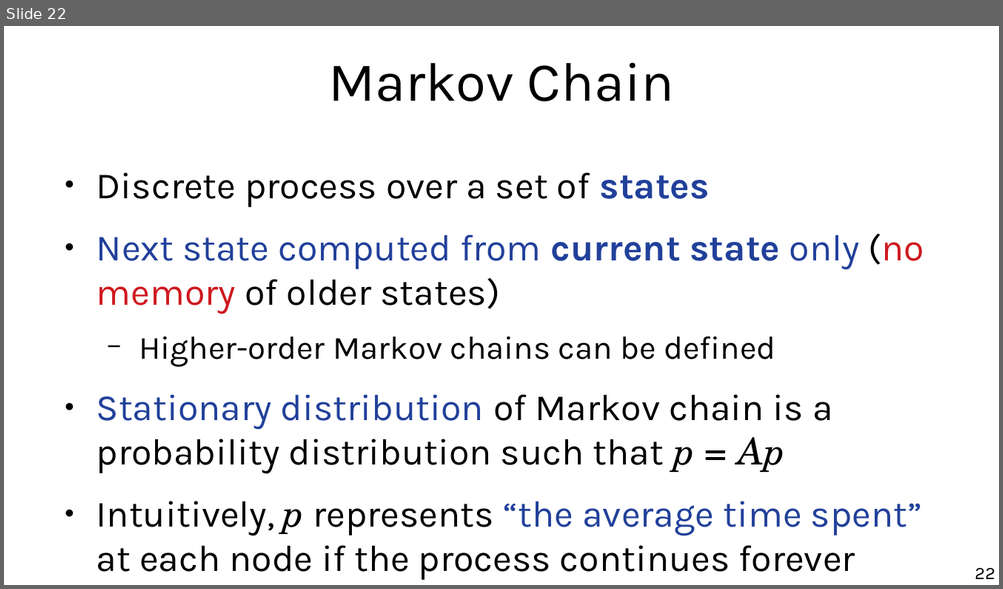
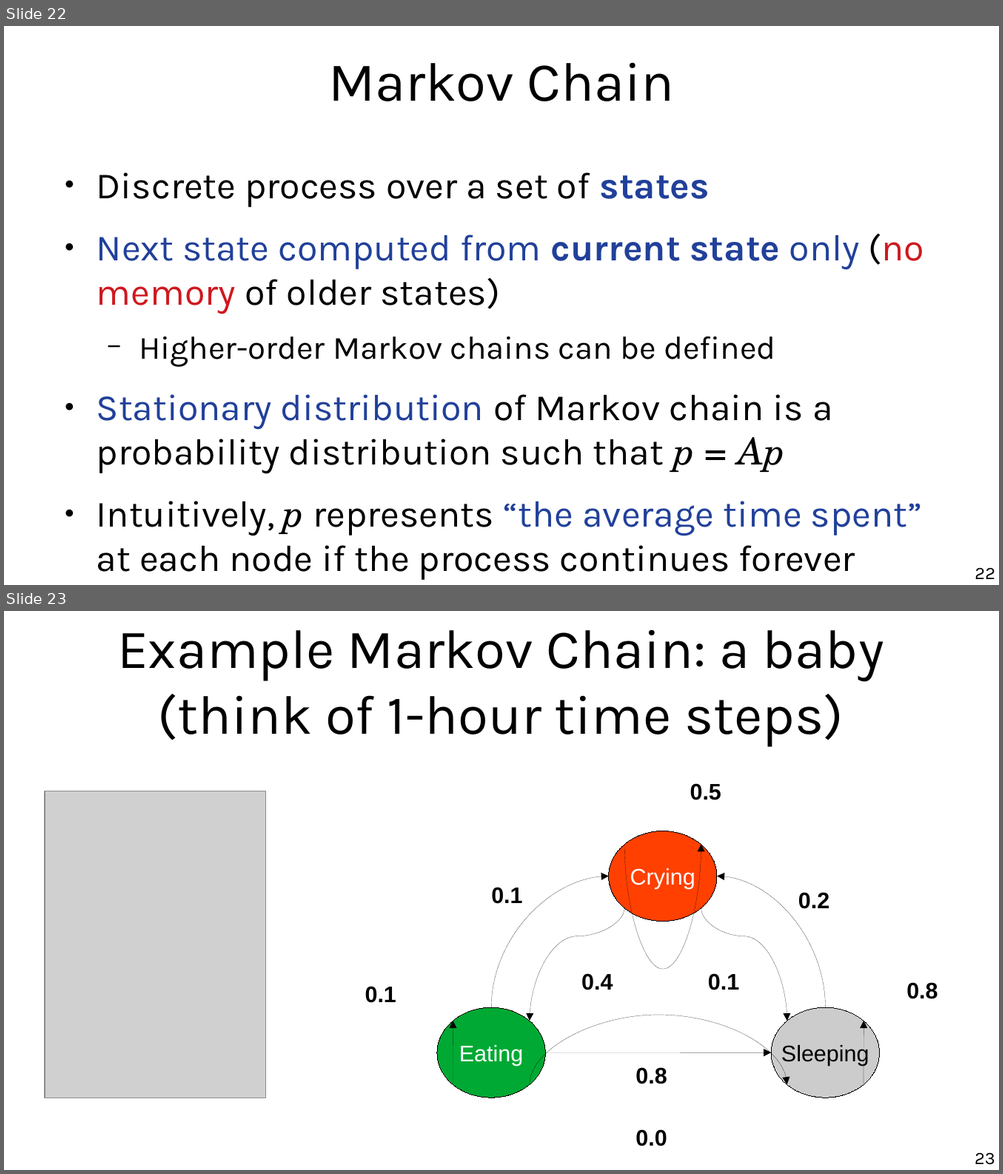
Before and after one commit to chatox/networks-science-course, a slide deck: theory/odp/tt15_pagerank.odp. Shown one above the other, each under a label of ours: slide 22 before the commit, slides 22 and 23 after it. The pictures are 1003x589 and 1003x1174 pixels, drawn with LibreOffice and Linux fonts; fonts in the diff are those of the drawing; grey boxes stand for pictures. Boxes give left, top, right and bottom in pixels: in the first picture for what was removed or moved away, otherwise in the second. Text is boxed around its words. In the diff, an @@ line names an element or a change of style, - is before the commit and + after.

Commit message:
Example MArkov chain

```diff
--- a/theory/odp/tt15_pagerank.odp
+++ b/theory/odp/tt15_pagerank.odp
@@ slide 23 added at <box>4,611,999,1170</box>, background #FFFFFF @@
@@ title added at <box>117,629,884,747</box>, 44 pt, text #000000 @@
+Example Markov Chain: a baby
+(think of 1-hour time steps)
@@ text added at <box>690,783,721,800</box>, 18 pt, text #000000, bold @@
+0.5
@@ picture added at <box>45,792,266,1099</box> @@
@@ ellipse added at <box>609,832,717,922</box>, fill #FF4000, outline #000000 0 pt, 18 pt, text #FFFFFF @@
+Crying
@@ curved arrow added from (624, 845) to (701, 845), #000000 0 pt @@
@@ curved arrow added from (492, 1008) to (609, 877), #000000 0 pt @@
@@ curved arrow added from (825, 1008) to (717, 877), #000000 0 pt @@
@@ text added at <box>491,887,522,904</box>, 18 pt, text #000000, bold @@
+0.1
@@ text added at <box>798,892,829,909</box>, 18 pt, text #000000, bold @@
+0.2
@@ curved arrow added from (624, 908) to (529, 1021), #000000 0 pt @@
@@ curved arrow added from (701, 908) to (786, 1021), #000000 0 pt @@
@@ text added at <box>365,986,396,1003</box>, 18 pt, text #000000, bold @@
+0.1
@@ text added at <box>581,974,612,991</box>, 18 pt, text #000000, bold @@
+0.4
@@ text added at <box>708,974,739,991</box>, 18 pt, text #000000, bold @@
+0.1
@@ text added at <box>906,982,937,999</box>, 18 pt, text #000000, bold @@
+0.8
@@ ellipse added at <box>437,1008,546,1099</box>, fill #00A933, outline #000000 0 pt, 18 pt, text #FFFFFF @@
+Eating
@@ ellipse added at <box>771,1008,879,1099</box>, fill #CCCCCC, outline #000000 0 pt, 18 pt, text #000000 @@
+Sleeping
@@ curved arrow added from (452, 1085) to (452, 1021), #000000 0 pt @@
@@ curved arrow added from (863, 1085) to (863, 1021), #000000 0 pt @@
@@ curved arrow added from (529, 1085) to (786, 1085), #000000 0 pt @@
@@ curved arrow added from (546, 1054) to (771, 1054), #000000 0 pt @@
@@ text added at <box>635,1068,666,1085</box>, 18 pt, text #000000, bold @@
+0.8
@@ text added at <box>635,1130,666,1147</box>, 18 pt, text #000000, bold @@
+0.0
@@ page number added at <box>974,1153,995,1165</box>, 14 pt, text #000000 @@
+23
```
Also in this commit, not shown: 8 slides changed, 1 other file.
